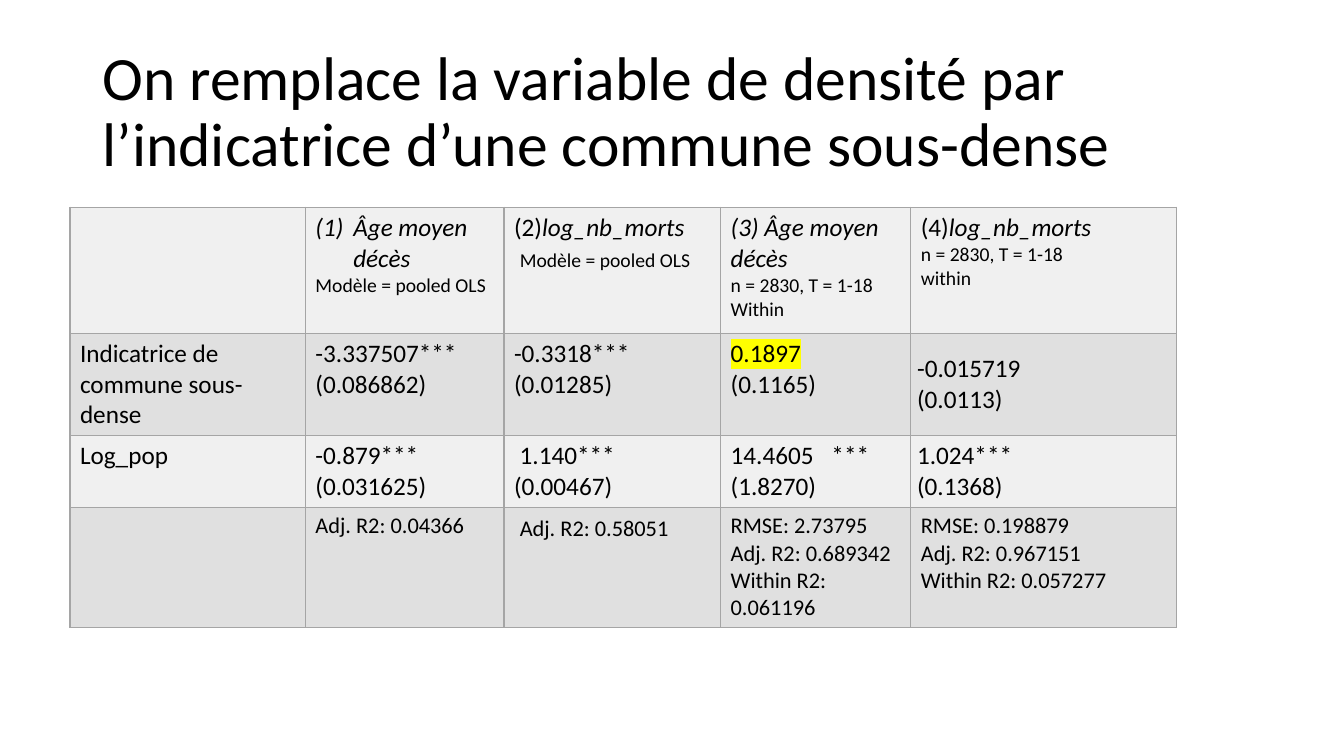
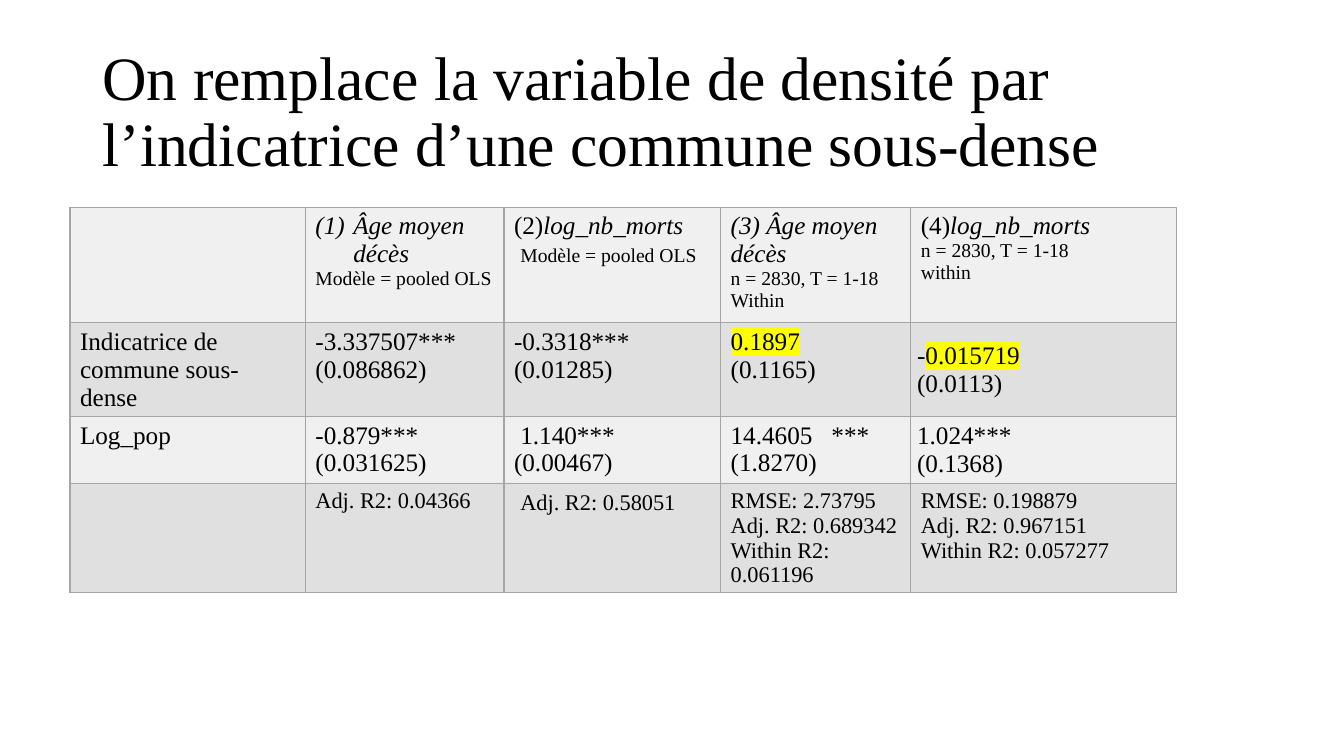
Before and after one commit to mchabaud/Project-DSSS, a slide deck: slide 13 of Presentation_13_04_22.pptx (slide 18 before the commit). Drawn at 1344x756 pixels with LibreOffice and Linux fonts; fonts in the diff are those of the drawing. Boxes give left, top, right and bottom in pixels: in the first picture for what was removed or moved away, otherwise in the second. Text is boxed around its words. In the diff, an @@ line names an element or a change of style, - is before the commit and + after.

```diff
--- a/Presentation_13_04_22.pptx
+++ b/Presentation_13_04_22.pptx
@@ title "On remplace la variable de ..." at (102, 57, 1099, 167): font Calibri to Times New Roman @@
@@ table at (70, 208, 1178, 587) @@
@@ font Calibri to Times New Roman @@
@@ highlight none to #FFFF00 in "-0.015719" @@
```
Also in this commit, not shown: 10 other slides changed, 5 slides added, 8 slides removed.
